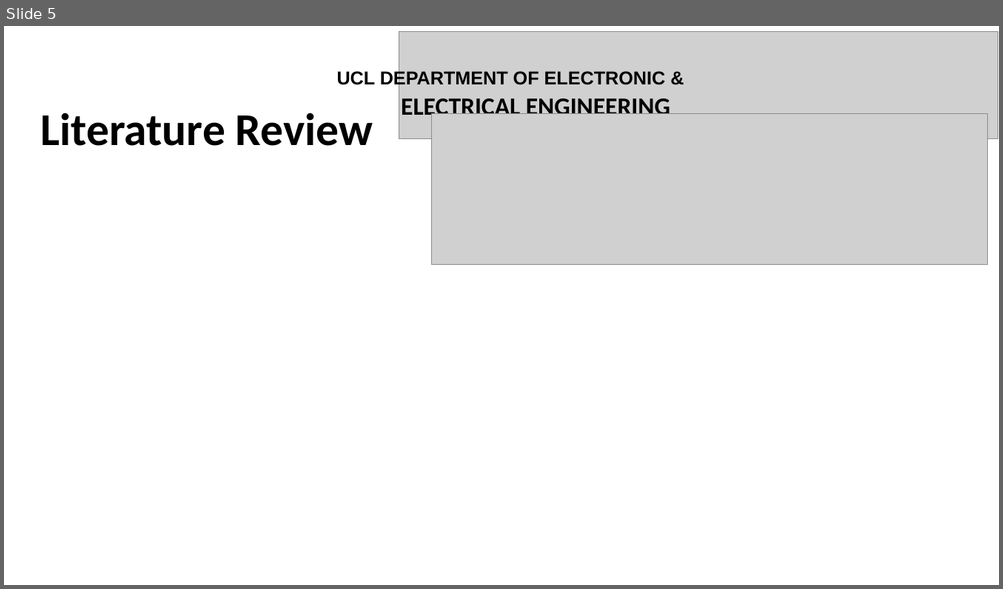
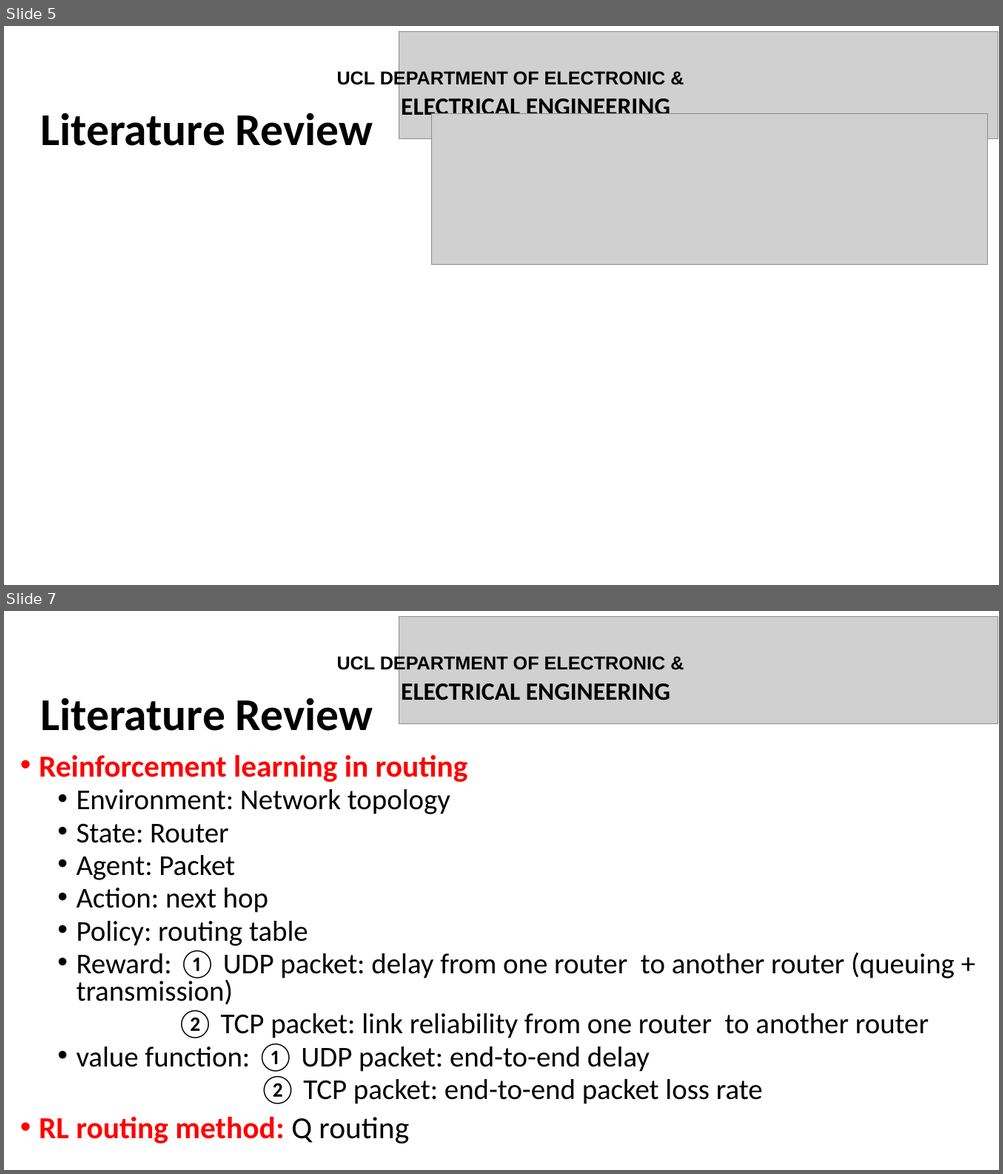
Before and after one commit to JinhaoWu/Msc-Project, a slide deck: presentation.pptx. Shown one above the other, each under a label of ours: slide 5 before the commit, slides 5 and 7 after it; the slides between them are not shown. The pictures are 1003x589 and 1003x1174 pixels, drawn with LibreOffice and Linux fonts; fonts in the diff are those of the drawing; grey boxes stand for pictures. Boxes give left, top, right and bottom in pixels: in the first picture for what was removed or moved away, otherwise in the second. Text is boxed around its words. In the diff, an @@ line names an element or a change of style, - is before the commit and + after.

```diff
--- a/presentation.pptx
+++ b/presentation.pptx
@@ slide 7 added at [4, 611, 999, 1170], background #FFFFFF @@
@@ picture added at [398, 617, 998, 723] @@
@@ text added at [337, 654, 670, 701], 18 pt, text #000000, bold @@
+UCL DEPARTMENT OF ELECTRONIC &
+ELECTRICAL ENGINEERING
@@ text added at [40, 698, 373, 731], 44 pt, text #000000, bold @@
+Literature Review
@@ text added at [39, 755, 954, 1144], 27.8 pt, text #000000 @@
+• Reinforcement learning in routing
+  • Environment: Network topology
+  • State: Router
+  • Agent: Packet
+  • Action: next hop
+  • Policy: routing table
+  • Reward: ① UDP packet: delay from one router to another router (queuing + transmission)
+        ② TCP packet: link reliability from one router to another router
+  • value function: ① UDP packet: end-to-end delay
+  ② TCP packet: end-to-end packet loss rate
+• RL routing method: Q routing
```
Also in this commit, not shown: 2 slides changed, 5 other slides added, 6 slides removed, 1 other file.
